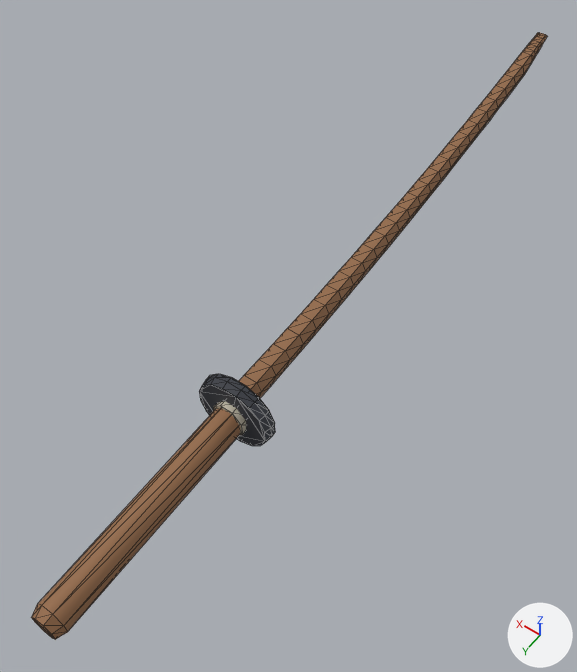
What one commit did to the glTF model roblox/assets/weapons-kit/w_katana@katana_bokken.glb.
Camera for both pictures: a 50 mm camera at (-0.302, 0.192, 0.697) aimed at (0.028, -0.27, -0.029). Lighting does not change. The marker at lower right points along +X, +Y and +Z. The older version comes first. Mesh edges are drawn as thin lines. Vertices at exactly the same position are counted once.

Names of what the first picture shows: 'kat_blade_wzA__wood__p946a48', 'kat_guard_wzN__dark__p353840', 'kat_guard_wzN__pale__pc3bba8', 'kat_tsuka_wzA__wood__p946a48'.
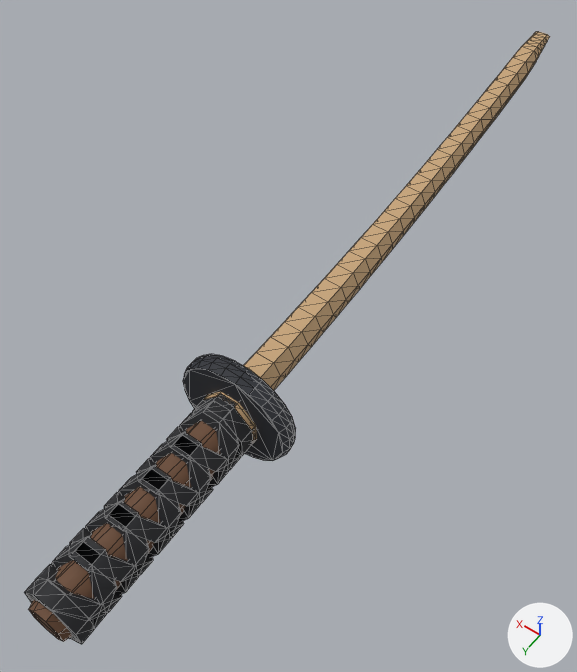
Changed parts and their boxes (x1, y1, x2, y2) in the pictures (577 x 672 px):
'kat_trims_wzN__cord__p1f2024', added
    after: (24, 393, 255, 644)
'kat_blade_wzA__wood__p946a48', recoloured, reshaped
    before: (239, 33, 547, 398)
    after: (243, 31, 550, 390)
'kat_tsuka_wzA__wood__p946a48', deleted (brown)
    before: (31, 408, 240, 640)
'kat_guard_wzN__dark__p2b2e35', added
    after: (183, 354, 296, 461)
'kat_tsuka_wzA__walnut__p6b4a33', added
    after: (29, 421, 220, 642)
'kat_guard_wzN__dark__p353840', deleted
    before: (199, 374, 275, 446)
'kat_guard_wzN__wood__pc8a57a', added
    after: (203, 392, 257, 443)
'kat_guard_wzN__pale__pc3bba8', deleted
    before: (213, 401, 246, 435)

The change, as a diff of the scene's bpy script:
```diff
--- a/roblox/assets/weapons-kit/w_katana@katana_bokken.glb.py
+++ b/roblox/assets/weapons-kit/w_katana@katana_bokken.glb.py
@@ mat_wood @@
 mat_wood = principled_material('wood')
-mat_wood.base_color = (0.296, 0.144, 0.0648)  # brown #946a48
+mat_wood.base_color = (0.578, 0.376, 0.195)  # brown #c8a57a
 mat_wood.roughness = 0.75
@@ mat_dark @@
 mat_dark = principled_material('dark')
-mat_dark.base_color = (0.0356, 0.0395, 0.0513)  # dark grey #353840
+mat_dark.base_color = (0.0242, 0.0273, 0.0356)  # dark grey #2b2e35
 mat_dark.roughness = 0.75
@@ me_kat_blade_wza__wood__p946a48 @@
-me_kat_blade_wza__wood__p946a48.from_pydata(...)  # 192 vertices, 380 faces; spans x -0.014..0.013, y -0.836..-0.139, z -0.008..0.082
+me_kat_blade_wza__wood__p946a48.from_pydata(...)  # 192 vertices, 380 faces; spans x -0.02..0.02, y -0.836..-0.139, z -0.017..0.085
+# me_kat_blade_wza__wood__p946a48 part 1: 192 of 192 vertices moved; they spanned x -0.014..0.013, y -0.836..-0.139, z -0.008..0.082 and now span x -0.02..0.02, y -0.836..-0.139, z -0.017..0.085; mean shift (0.0, 0.0, 0.001)
 me_kat_blade_wza__wood__p946a48.materials.append(mat_wood)
@@ ob_kat_guard_wzn__dark__p353840 @@
-ob_kat_guard_wzn__dark__p353840 = bpy.data.objects.new('kat_guard_wzN__dark__p353840', me_kat_guard_wzn__dark__p353840)
@@ ob_kat_guard_wzn__pale__pc3bba8 @@
-ob_kat_guard_wzn__pale__pc3bba8 = bpy.data.objects.new('kat_guard_wzN__pale__pc3bba8', me_kat_guard_wzn__pale__pc3bba8)
@@ ob_kat_tsuka_wza__wood__p946a48 @@
-ob_kat_tsuka_wza__wood__p946a48 = bpy.data.objects.new('kat_tsuka_wzA__wood__p946a48', me_kat_tsuka_wza__wood__p946a48)
@@ ob_kat_tsuka_wza__walnut__p6b4a33 @@
+ob_kat_tsuka_wza__walnut__p6b4a33 = bpy.data.objects.new('kat_tsuka_wzA__walnut__p6b4a33', me_kat_tsuka_wza__walnut__p6b4a33)  # 24 vertices, 44 faces; spans x -0.023..0.023, y -0.137..0.128, z -0.027..0.031; in mat_walnut (brown #6b4a33)
+ob_kat_tsuka_wza__walnut__p6b4a33.location = (0.0, 0.0, 0.0)
@@ ob_kat_trims_wzn__cord__p1f2024 @@
+ob_kat_trims_wzn__cord__p1f2024 = bpy.data.objects.new('kat_trims_wzN__cord__p1f2024', me_kat_trims_wzn__cord__p1f2024)  # 192 vertices, 336 faces; spans x -0.031..0.031, y -0.129..0.121, z -0.035..0.039; in mat_cord (black #1f2024)
+ob_kat_trims_wzn__cord__p1f2024.location = (0.0, 0.0, 0.0)
@@ ob_kat_guard_wzn__wood__pc8a57a @@
+ob_kat_guard_wzn__wood__pc8a57a = bpy.data.objects.new('kat_guard_wzN__wood__pc8a57a', me_kat_guard_wzn__wood__pc8a57a)  # 16 vertices, 28 faces; spans x -0.031..0.031, y -0.145..-0.124, z -0.0348..0.0388; in mat_wood (brown #c8a57a)
+ob_kat_guard_wzn__wood__pc8a57a.location = (0.0, 0.0, 0.0)
@@ ob_kat_guard_wzn__dark__p2b2e35 @@
+ob_kat_guard_wzn__dark__p2b2e35 = bpy.data.objects.new('kat_guard_wzN__dark__p2b2e35', me_kat_guard_wzn__dark__p2b2e35)  # 96 vertices, 188 faces; spans x -0.0669..0.0669, y -0.153..-0.131, z -0.0629..0.0709; in mat_dark (dark grey #2b2e35)
+ob_kat_guard_wzn__dark__p2b2e35.location = (0.0, 0.0, 0.0)
```
